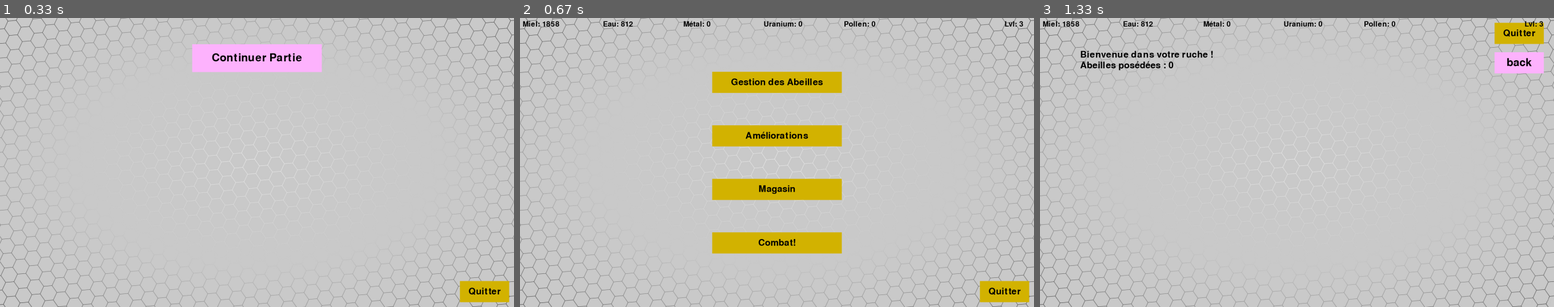
Above: before the commit, frames 1-3 (left to right).
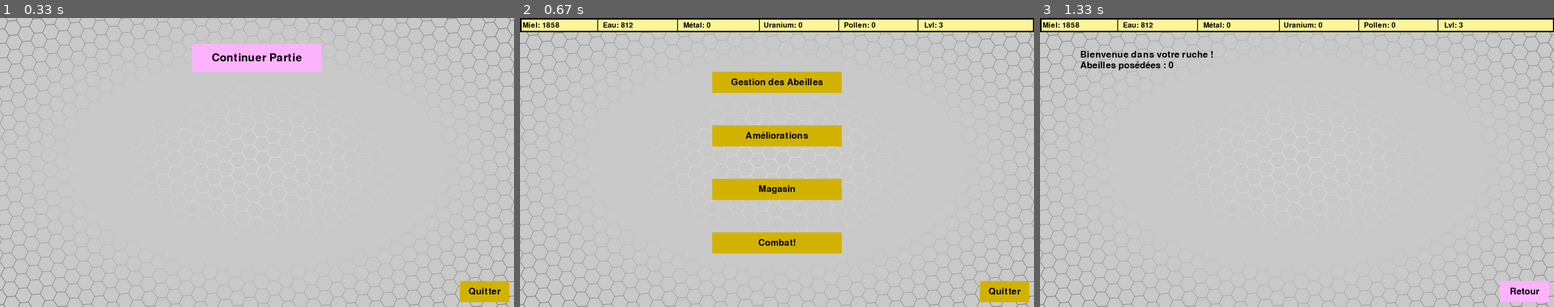
Above: after the commit, the same moments.

Repository: germainaubert/Bee-Intech
Game: pygame game, started from window.py
The game is run twice, just before and just after one commit, with the same random seed, the same clock (stepped at 60 frames per second) and the same inputs.
Inputs (mouse positions are in pixels of both pictures, inside the frame that each line leads up to):
- Up to frame 1 (0.33 s): no input
- Up to frame 2 (0.67 s): click (777, 58) at 0.38 s
- Up to frame 3 (1.33 s): click (1297, 81) at 1.27 s

Frame 1 is identical in both runs. In frame 2, 4.9% of the frame differs, in the area x 0-100%, y 0-5%; in frame 3, 6.7%, in the area x 0-100%, y 0-99%.

Commit message:
Améliorations affichage

Diff:
--- a/display.py
+++ b/display.py
@@ -31,6 +31,19 @@
 
         return surface
 
+    def standard_line(self, surface):
+        pygame.draw.rect(surface, (255, 247, 153), (0,0,1920,50))
+        pygame.draw.line(surface, (0,0,0), (0, 0), (1920, 0), 10)
+        pygame.draw.line(surface, (0,0,0), (0, 50), (1920, 50), 5)
+        pygame.draw.line(surface, (0,0,0), (0, 0), (0, 50), 10)
+        pygame.draw.line(surface, (0,0,0), (1920, 0), (1920, 50), 10)
+        pygame.draw.line(surface, (0,0,0), (290, 0), (290, 50), 3)
+        pygame.draw.line(surface, (0,0,0), (588, 0), (588, 50), 3)
+        pygame.draw.line(surface, (0,0,0), (894, 0), (894, 50), 3)
+        pygame.draw.line(surface, (0,0,0), (1190, 0), (1190, 50), 3)
+        pygame.draw.line(surface, (0,0,0), (1486, 0), (1486, 50), 3)
+        return surface
+
     def display_menu(self, w, h):
         surface = pygame.Surface((1920,1080))
         # On désinitialise nos boutons quit et launch
@@ -41,6 +54,7 @@
             "fight_menu_button" : button((212,180,0), 720, 803, 480, 75, w, h, 'Combat!', sizeFont=50),
             "quit_button" : button((212,180,0), 1720, 985, 180, 75, w, h,'Quitter', font='comicsans', sizeFont=50)
         }
+
         #On redessine le background
         #self._background.fill((255,255,255))
         surface.blit(self._background, (0, 0))
@@ -54,6 +68,8 @@
         self._button_dic['fight_menu_button'].draw_button(surface)
         # Bouton Quitter
         self._button_dic['quit_button'].draw_button(surface)
+
+        surface = self.standard_line(surface)
 
         return surface
 
@@ -223,9 +239,12 @@
         # for butts in surface_dic["buttons"]:
 
 
-        self._button_dic["back_button"] = button((212,180,0), 1720, 985, 180, 75, w, h,'Retour', font='comicsans', sizeFont=50)
+        self._button_dic["back_button"] = button((255,180,255), 1720, 985, 180, 75, w, h,'Retour', font='comicsans', sizeFont=50)
 
         self._button_dic["back_button"].draw_button(surface)
+
+        surface = self.standard_line(surface)
+
         return surface, surface_dic
 
     def display_map(self, w, h):
@@ -250,7 +269,7 @@
                 button((0,0,0), 317, 876, 79, 111, w, h,'RUSSIA', font='comicsans', sizeFont=50),
                 button((0,0,0), 252, 356, 193, 313, w, h,'rurales', font='comicsans', sizeFont=50)
             ],
-            "back_button" : button((212,180,0), 1720, 985, 180, 75, w, h,'Retour', font='comicsans', sizeFont=50)
+            "back_button" : button((255,180,255), 1720, 985, 180, 75, w, h,'Retour', font='comicsans', sizeFont=50)
         }
         self._button_dic["back_button"].draw_button(surface)
 
@@ -319,8 +338,7 @@
     def display_management(self, w, h, hive, scroll_y):
         surface = pygame.Surface((1920,1080))
         self._button_dic = {
-            "back_button" : button((255,180,255), 1700, 130, 180, 75, w, h, 'back', sizeFont=60),
-            "quit_button" : button((212,180,0), 1700, 20, 180, 75, w, h,'Quitter', font='comicsans', sizeFont=50),
+            "back_button" : button((255,180,255), 1720, 985, 180, 75, w, h, 'Retour', sizeFont=50),
         }
 
 
@@ -351,8 +369,9 @@
             list_bee = list(list_bee)
 
         bees_surface = self.display_management_bee(list_bee, w, h, scroll_y)
-        self._button_dic["quit_button"].draw_button(surface)
         self._button_dic["back_button"].draw_button(surface)
+
+        surface = self.standard_line(surface)
 
         return surface, bees_surface
 
@@ -495,18 +514,14 @@
         surface.blit(self._background, (0, 0))
 
         # création du texte du shop
-        font = pygame.font.SysFont('comicsans', 50)
-        print("Magasin en developpement!")
-        welcome = font.render("Bienvenue dans le magasin", 1, (0,0,0))
-        buy = font.render("Achetez des Abeilles!", 1, (0,0,0))
-        surface.blit(welcome, (150, 120))
-        surface.blit(buy, (150, 170))
+        font = pygame.font.SysFont('comicsans', 70)
+        welcome = font.render("Magasin", 1, (0,0,0))
+        surface.blit(welcome, (820, 120))
 
         #Init des boutons
         self._button_dic = {
             "buy_bee_button" : [],
-            "quit_button" : button((212,180,0), 1700, 20, 180, 75, w, h,'Quitter', font='comicsans', sizeFont=50),
-            "back_button" : button((255,180,255), 1700, 130, 180, 75, w, h, 'back', sizeFont=60)
+            "back_button" : button((255,180,255), 1720, 985, 180, 75, w, h, 'Retour', sizeFont=50)
         }
 
         # liste des surfaces
@@ -514,7 +529,8 @@
 
         # Bouton Quitter
 
-        self._button_dic["quit_button"].draw_button(surface)
         self._button_dic["back_button"].draw_button(surface)
-        #
+
+        surface = self.standard_line(surface)
+
         return surface, bees_surfaces
--- a/live_display.py
+++ b/live_display.py
@@ -311,12 +311,12 @@
             texte = self.translate_ressources(ressource)
             disp = texte + ": " + str(math.ceil(self._hive._ressource[ressource]))
             texte = self.text_rendering("comicsans", 40, disp)
-            surface.blit(texte, (x, 10))
+            surface.blit(texte, (x, 14))
             x += 300
 
         text = "Lvl: " + str(self._hive._level)
         text = self.text_rendering("comicsans", 40, text)
-        surface.blit(text, (x + 300, 10))
+        surface.blit(text, (x, 14))
 
         return surface
 
